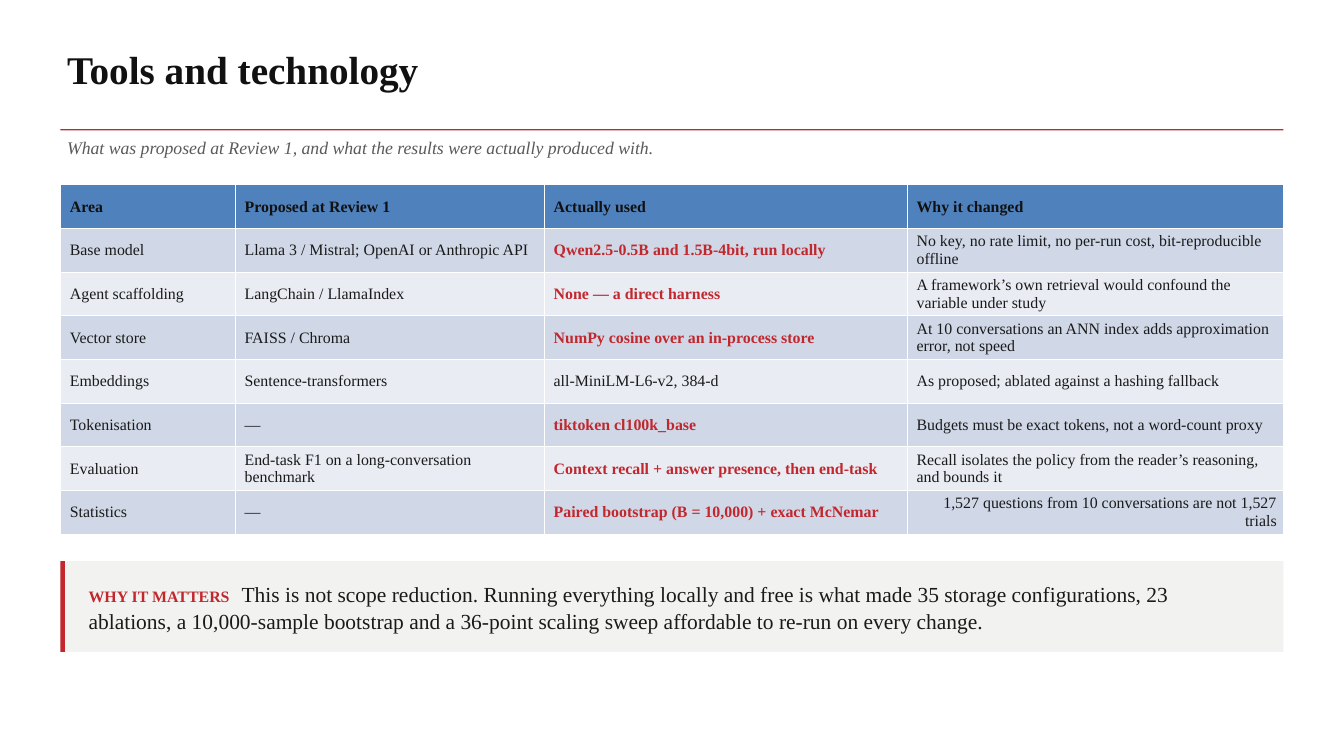
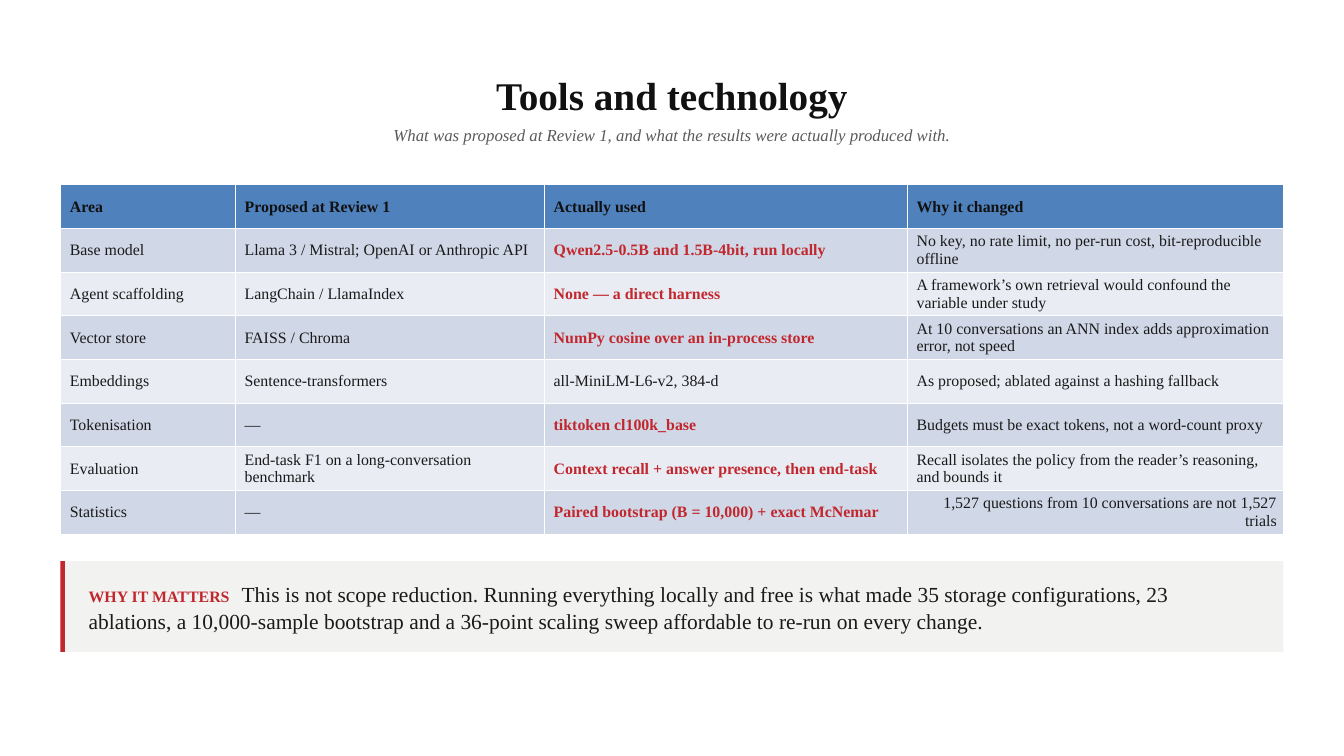
Before and after one commit to ruthme1ster/MemGate, a slide deck: slide 21 of MemGate_Capstone_Review2_NMIMS.pptx. Drawn at 1344x756 pixels with LibreOffice and Linux fonts; fonts in the diff are those of the drawing; background and template pictures are left out. Boxes give left, top, right and bottom in pixels: in the first picture for what was removed or moved away, otherwise in the second. Text is boxed around its words. In the diff, an @@ line names an element or a change of style, - is before the commit and + after.

```diff
--- a/MemGate_Capstone_Review2_NMIMS.pptx
+++ b/MemGate_Capstone_Review2_NMIMS.pptx
@@ text "Tools and technology": place and size @@
-text "Tools and technology" at bbox=[67, 56, 419, 91]
+text "Tools and technology" at bbox=[496, 82, 848, 117]
@@ text "Tools and technology" at bbox=[496, 82, 848, 117]: alignment left to centre; vertical alignment top to middle @@
@@ rectangle removed at bbox=[60, 129, 1284, 130] @@
@@ text "What was proposed at Review ...": place and size @@
-text "What was proposed at Review ..." at bbox=[67, 141, 653, 158]
+text "What was proposed at Review ..." at bbox=[393, 129, 950, 145]
@@ text "What was proposed at Review ..." at bbox=[393, 129, 950, 145]: size 19 to 18 pt; alignment left to centre @@
```
Also in this commit, not shown: 29 other slides changed, 3 other files.
